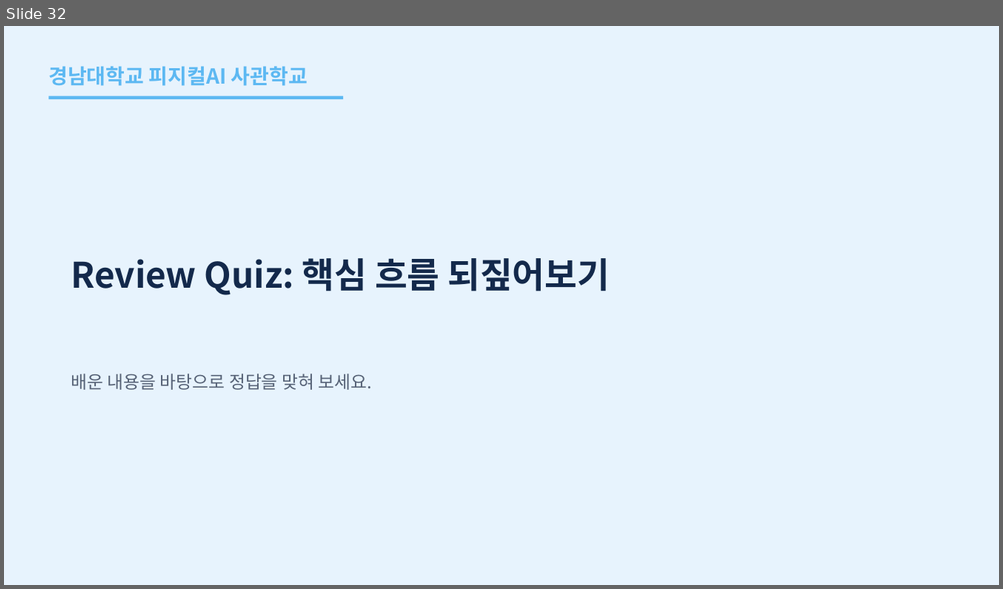
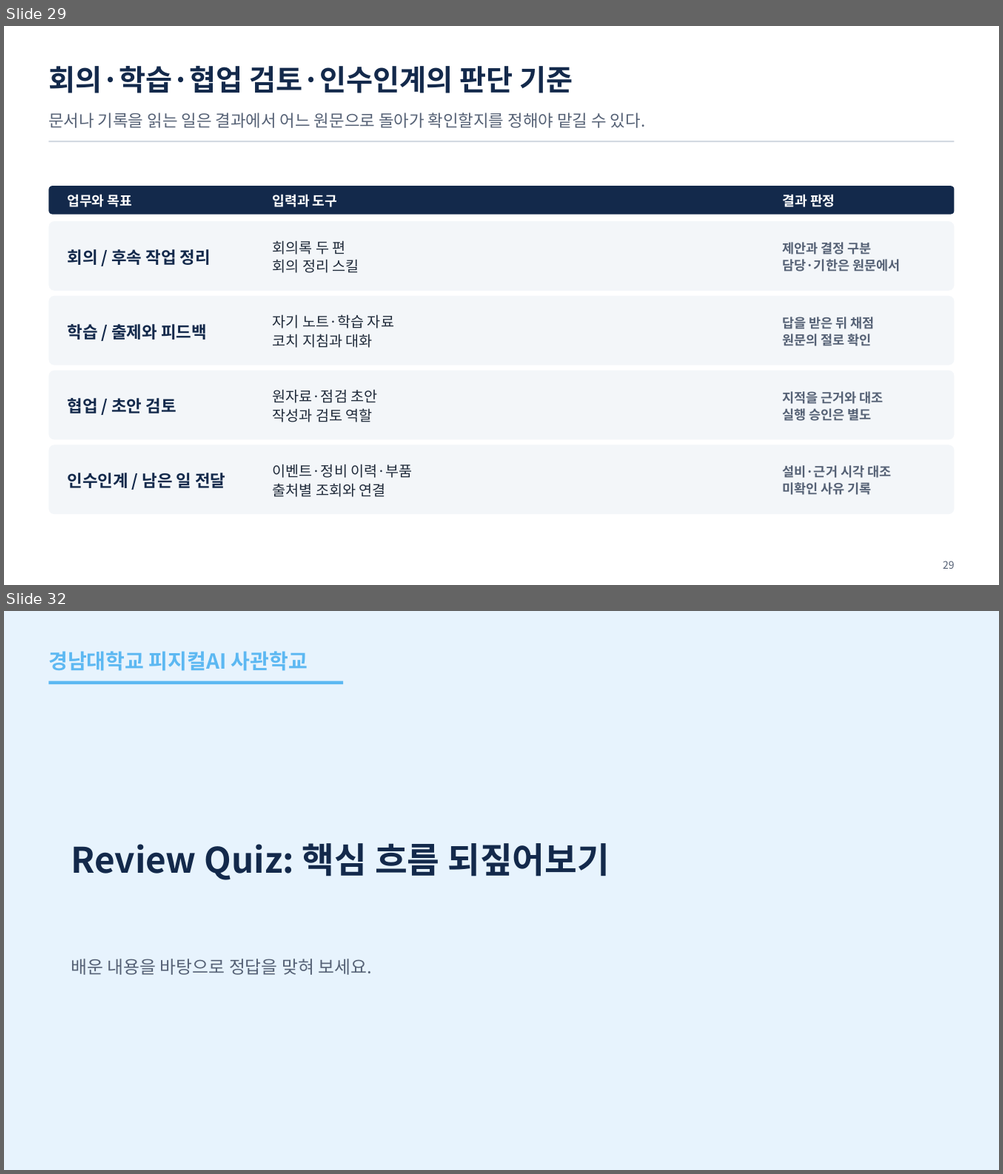
Before and after one commit to uengine-oss/hyd-iot-edu, a slide deck: workspace/강의제작/산출물/통합반/이론_오프라인/07회차/통합반_오프라인_07회차.pptx. Shown one above the other, each under a label of ours: slide 32 before the commit, slides 29 and 32 after it; the slides between them are not shown. The pictures are 1003x589 and 1003x1174 pixels, drawn with LibreOffice and Linux fonts; fonts in the diff are those of the drawing. Boxes give left, top, right and bottom in pixels: in the first picture for what was removed or moved away, otherwise in the second. Text is boxed around its words. In the diff, an @@ line names an element or a change of style, - is before the commit and + after.

Commit message:
통합반 7회차 현장 23~31장 변경 검증·업무 적용과 복습 확정

```diff
--- a/workspace/강의제작/산출물/통합반/이론_오프라인/07회차/통합반_오프라인_07회차.pptx
+++ b/workspace/강의제작/산출물/통합반/이론_오프라인/07회차/통합반_오프라인_07회차.pptx
@@ slide 29 added at [4,26,999,585], background #FFFFFF @@
@@ text added at [48,66,573,93], 28 pt, text #13294B, bold @@
+회의·학습·협업 검토·인수인계의 판단 기준
@@ text added at [48,113,646,128], 16 pt, text #556175 @@
+문서나 기록을 읽는 일은 결과에서 어느 원문으로 돌아가 확인할지를 정해야 맡길 수 있다.
@@ rectangle added at [48,141,954,142], fill #D3D9E1 @@
@@ rounded rectangle added at [48,186,954,214], fill #13294B @@
@@ text added at [68,194,132,207], 13 pt, text #FFFFFF, bold @@
+업무와 목표
@@ text added at [273,194,337,207], 13 pt, text #FFFFFF, bold @@
+입력과 도구
@@ text added at [782,194,834,207], 13 pt, text #FFFFFF, bold @@
+결과 판정
@@ rounded rectangle added at [48,221,954,291], fill #F3F6F9 @@
@@ text added at [273,241,359,273], 14 pt, text #1F2A3A @@
+회의록 두 편
+회의 정리 스킬
@@ text added at [782,242,899,272], 12.5 pt, text #556175, bold @@
+제안과 결정 구분
+담당·기한은 원문에서
@@ text added at [68,249,210,265], 16 pt, text #13294B, bold @@
+회의 / 후속 작업 정리
@@ rounded rectangle added at [48,296,954,366], fill #F3F6F9 @@
@@ text added at [68,324,207,340], 16 pt, text #13294B, bold @@
+학습 / 출제와 피드백
@@ text added at [273,315,394,348], 14 pt, text #1F2A3A @@
+자기 노트·학습 자료
+코치 지침과 대화
@@ text added at [782,317,874,346], 12.5 pt, text #556175, bold @@
+답을 받은 뒤 채점
+원문의 절로 확인
@@ rounded rectangle added at [48,371,954,440], fill #F3F6F9 @@
@@ text added at [68,398,176,414], 16 pt, text #13294B, bold @@
+협업 / 초안 검토
@@ text added at [273,389,377,423], 14 pt, text #1F2A3A @@
+원자료·점검 초안
+작성과 검토 역할
@@ text added at [782,392,883,421], 12.5 pt, text #556175, bold @@
+지적을 근거와 대조
+실행 승인은 별도
@@ rounded rectangle added at [48,446,954,514], fill #F3F6F9 @@
@@ text added at [273,464,412,497], 14 pt, text #1F2A3A @@
+이벤트·정비 이력·부품
+출처별 조회와 연결
@@ text added at [782,466,891,495], 12.5 pt, text #556175, bold @@
+설비·근거 시각 대조
+미확인 사유 기록
@@ text added at [68,473,225,488], 16 pt, text #13294B, bold @@
+인수인계 / 남은 일 전달
@@ text added at [942,561,954,569], 10 pt, text #556175 @@
+29
```
Also in this commit, not shown: 6 slides changed, 2 other slides added, 3 slides removed, 10 other files.
